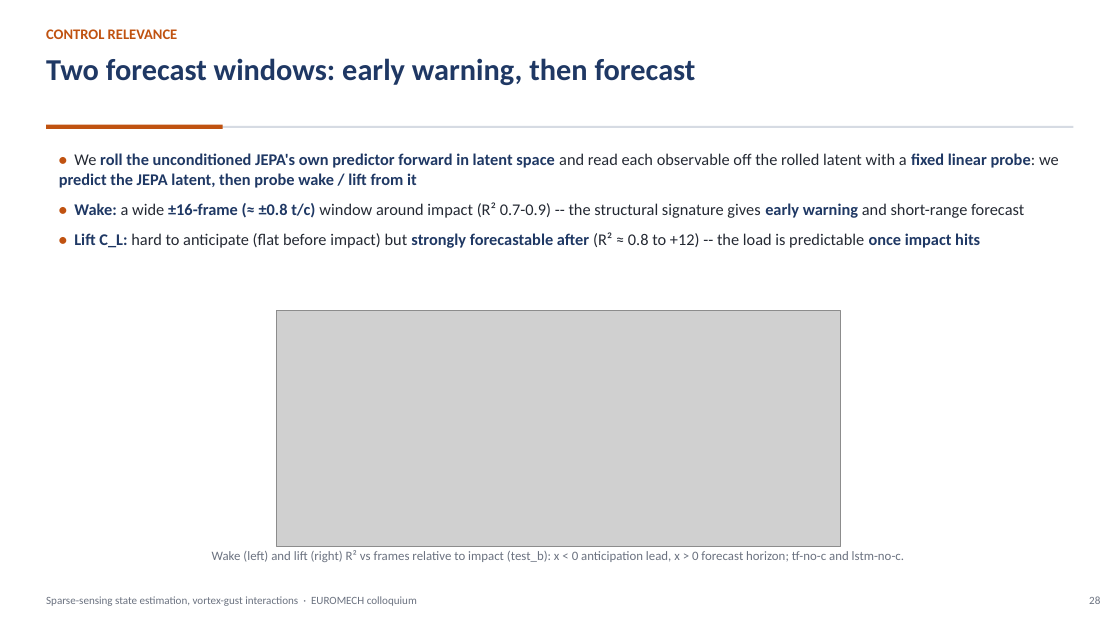
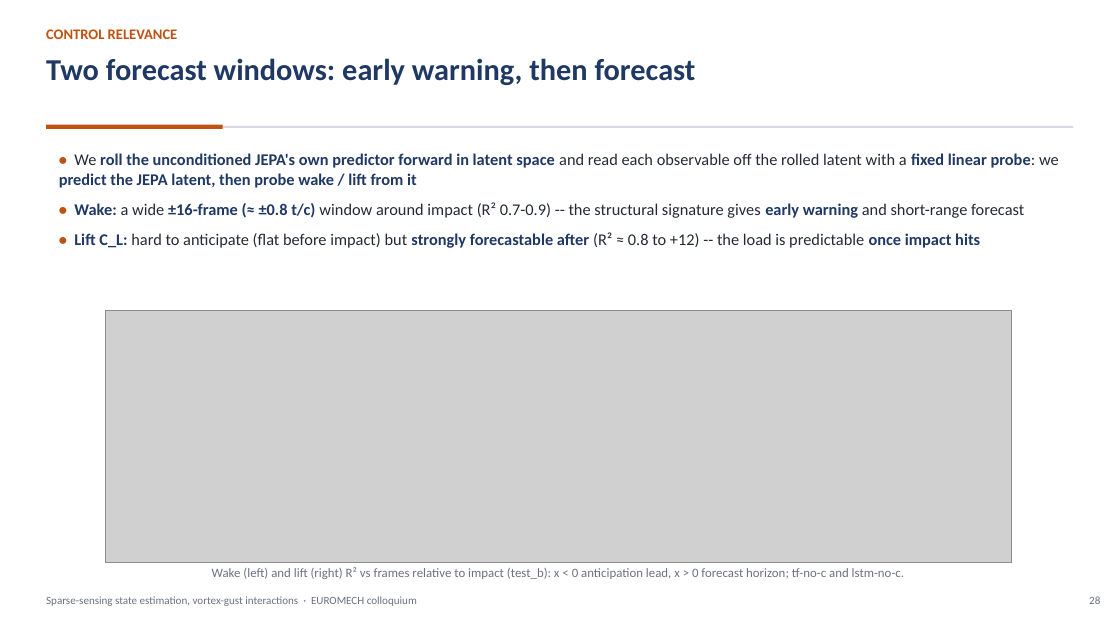
Before and after one commit to sanmi90/GUST-JEPA, a slide deck: slide 28 of paper/talk/euromech_gust_jepa.pptx. Drawn at 1120x630 pixels with LibreOffice and Linux fonts; fonts in the diff are those of the drawing; grey boxes stand for pictures. Boxes give left, top, right and bottom in pixels: in the first picture for what was removed or moved away, otherwise in the second. Text is boxed around its words. In the diff, an @@ line names an element or a change of style, - is before the commit and + after.

```diff
--- a/paper/talk/euromech_gust_jepa.pptx
+++ b/paper/talk/euromech_gust_jepa.pptx
@@ picture: place and size @@
-picture at bbox=[276, 311, 840, 546]
+picture at bbox=[105, 311, 1012, 563]
@@ text "Wake (left) and lift (right) ...": place and size @@
-text "Wake (left) and lift (right) ..." at bbox=[212, 550, 904, 562]
+text "Wake (left) and lift (right) ..." at bbox=[212, 567, 904, 579]
```
Also in this commit, not shown: 1 other slide changed, 6 other files.
